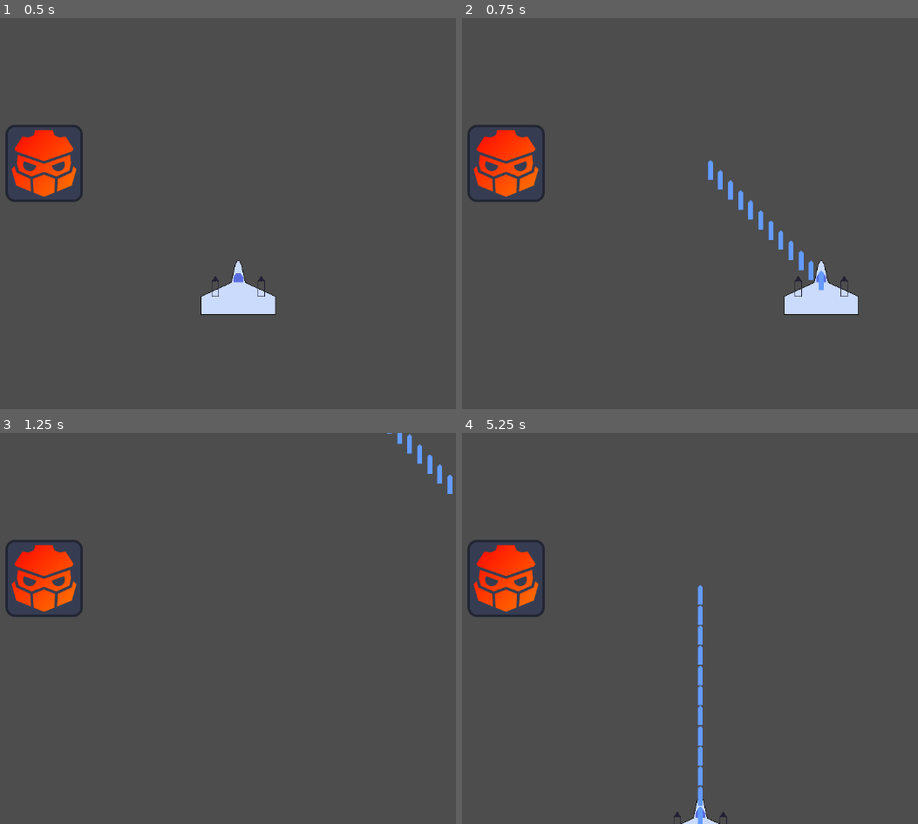
Above: before the commit, frames 1-4 (two rows, left to right).
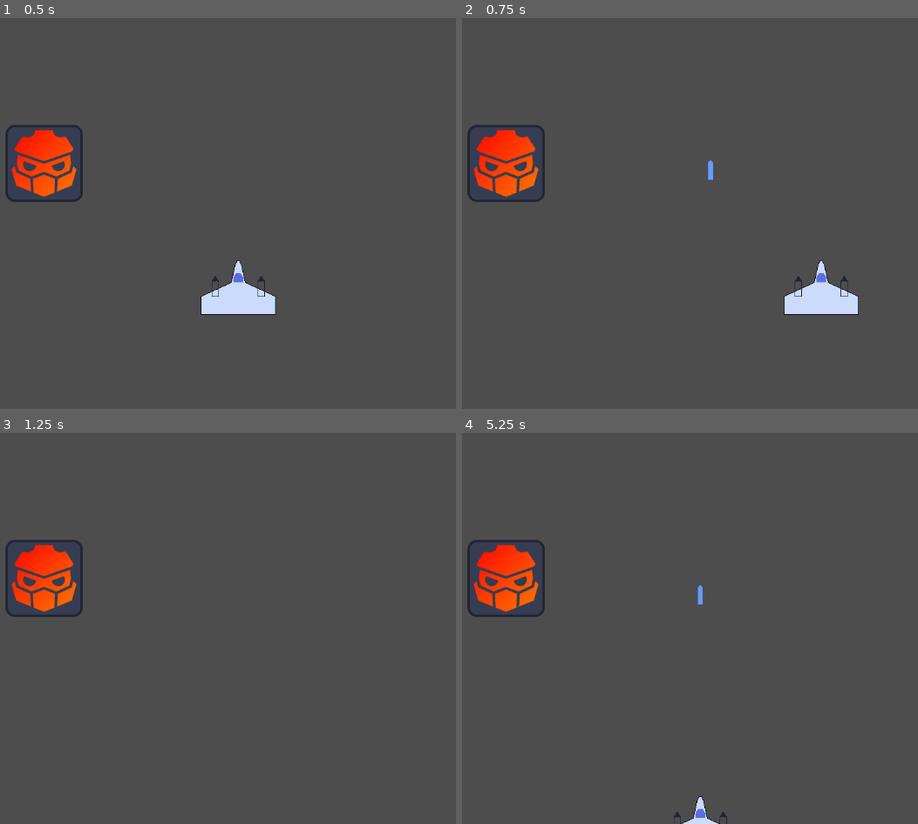
Above: after the commit, the same moments.

Repository: Tamicktom/simple-space-shooter
Game: Godot game, scene res://levels/level-1.tscn
Two runs of this game, one before a commit and one after it. Both use one fixed random seed, a clock stepped at 60 frames per second and the inputs below.
Inputs (mouse positions are in pixels of both pictures, inside the frame that each line leads up to):
- Up to frame 1 (0.5 s): no input
- Up to frame 2 (0.75 s): tap Enter at 0.5 s; move the mouse to (721, 193) at 0.52 s; press the mouse at (721, 193) at 0.53 s; hold Right (right) from 0.53 s (still down)
- Up to frame 3 (1.25 s): keep holding Right (right)
- Up to frame 4 (5.25 s): move the mouse to (outside the picture) at 1.27 s; release Right (right) at 1.28 s; release the mouse at (outside the picture) at 1.28 s; hold Down (down) 1.28-2.03 s; click (outside the picture) at 1.35 s; tap Space at 2, 3.5 s; move the mouse to (639, 542) at 2.02 s; press the mouse at (639, 542) at 2.03 s; hold Right (right) 2.03-2.78 s; tap Enter at 2.75, 4.25 s; move the mouse to (534, 706) at 2.77 s; release the mouse at (534, 706) at 2.78 s; hold W (up) 2.78-3.53 s; click (534, 706) at 2.85 s; move the mouse to (776, 687) at 3.52 s; press the mouse at (776, 687) at 3.53 s; hold Left (left) 3.53-5.03 s; move the mouse to (outside the picture) at 4.27 s; release the mouse at (outside the picture) at 4.28 s; click (outside the picture) at 4.35 s; move the mouse to (603, 628) at 5.02 s; press the mouse at (603, 628) at 5.03 s; hold Down (down) from 5.03 s (still down)

Frame 1 is identical in both runs. In frame 2, 0.6% of the frame differs, in the area x 56-80%, y 38-70%; in frame 3, 0.3%; in frame 4, 0.6%.

Commit message:
attack cooldown

Diff:
--- a/player/player.gd
+++ b/player/player.gd
@@ -5,13 +5,16 @@
 signal shoot_laser(pos: Vector2);
 
 @export var speed: float = 500.0;
+var can_shoot: bool = true;
 
 # Called every frame. 'delta' is the elapsed time since the previous frame.
 func _process(delta: float) -> void:
 	move_player(delta);
 
-	if Input.is_action_pressed("shoot"):
+	if Input.is_action_just_pressed("shoot") and can_shoot:
 		shoot();
+		can_shoot = false;
+		$Timers/AttackCooldown.start();
 
 func move_player(delta: float) -> void:
 	# Get the input direction and the current velocity
@@ -26,3 +29,7 @@
 func shoot():
 	print("Player has soot");
 	emit_signal("shoot_laser", position);
+
+
+func _on_attack_cooldown_timeout() -> void:
+	can_shoot = true;
--- a/player/player.tscn
+++ b/player/player.tscn
@@ -11,3 +11,10 @@
 
 [node name="CollisionPolygon2D" type="CollisionPolygon2D" parent="."]
 polygon = PackedVector2Array(-61, 57, -61, 27, -12, 4, -6, -20, -1, -32, 2, -32, 6, -20, 11, 4, 61, 27, 61, 56)
+
+[node name="Timers" type="Node" parent="."]
+
+[node name="AttackCooldown" type="Timer" parent="Timers"]
+wait_time = 0.25
+
+[connection signal="timeout" from="Timers/AttackCooldown" to="." method="_on_attack_cooldown_timeout"]
--- a/scenes/projectiles/laser.gd
+++ b/scenes/projectiles/laser.gd
@@ -8,3 +8,9 @@
 
 func _process(delta: float) -> void:
 	position += direction * speed * delta;
+
+func _on_self_destruction_timer_timeout() -> void:
+	queue_free(); # Remove the laser from the scene if it's not destroyed by a collision
+
+func _on_body_entered(body: Node2D) -> void:
+	print("Laser hit: ", body);
--- a/scenes/projectiles/laser.tscn
+++ b/scenes/projectiles/laser.tscn
@@ -16,3 +16,10 @@
 
 [node name="CollisionShape2D" type="CollisionShape2D" parent="."]
 shape = SubResource("CapsuleShape2D_hamk3")
+
+[node name="SelfDestructionTimer" type="Timer" parent="."]
+wait_time = 3.0
+one_shot = true
+
+[connection signal="body_entered" from="." to="." method="_on_body_entered"]
+[connection signal="timeout" from="SelfDestructionTimer" to="." method="_on_self_destruction_timer_timeout"]
